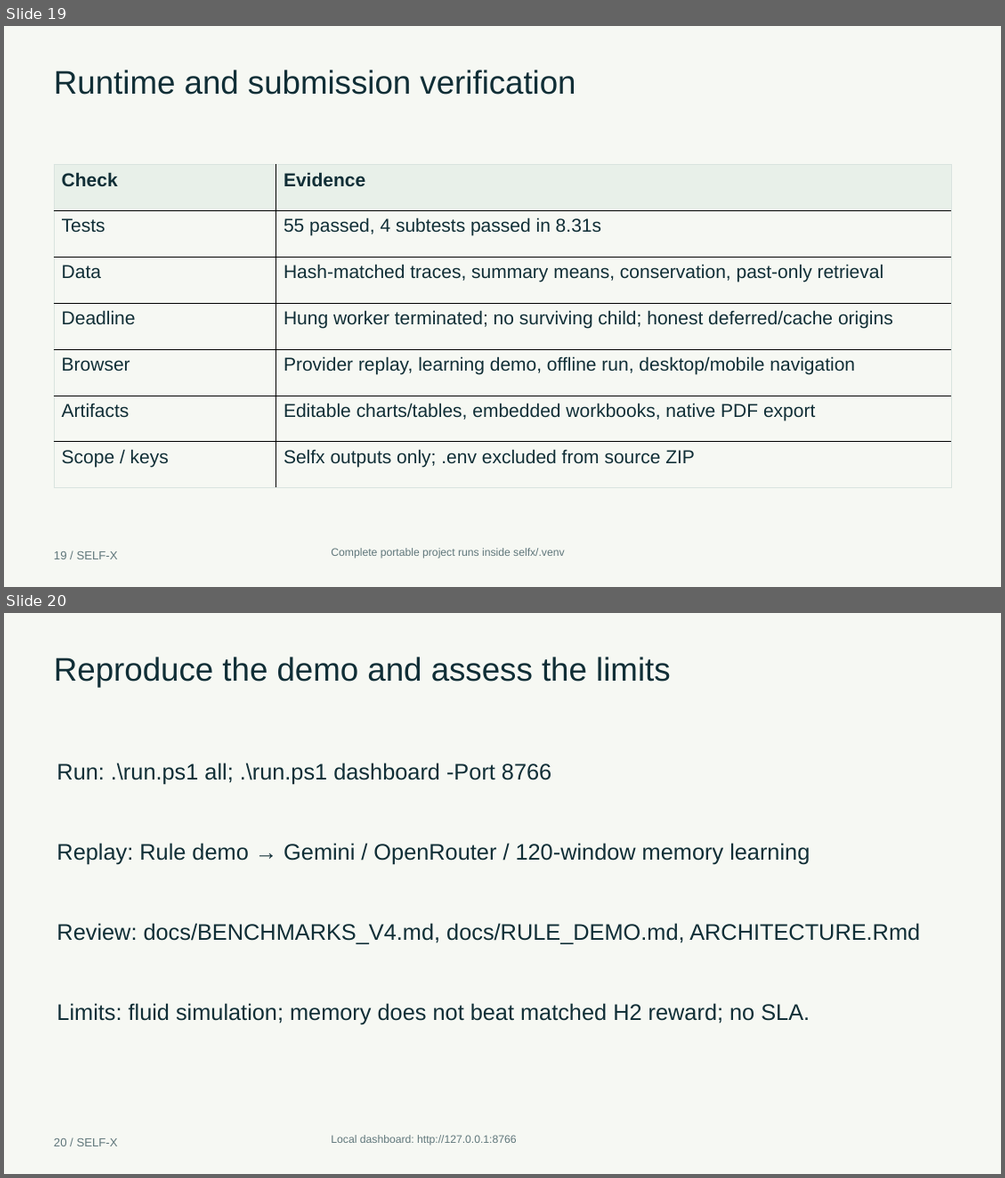
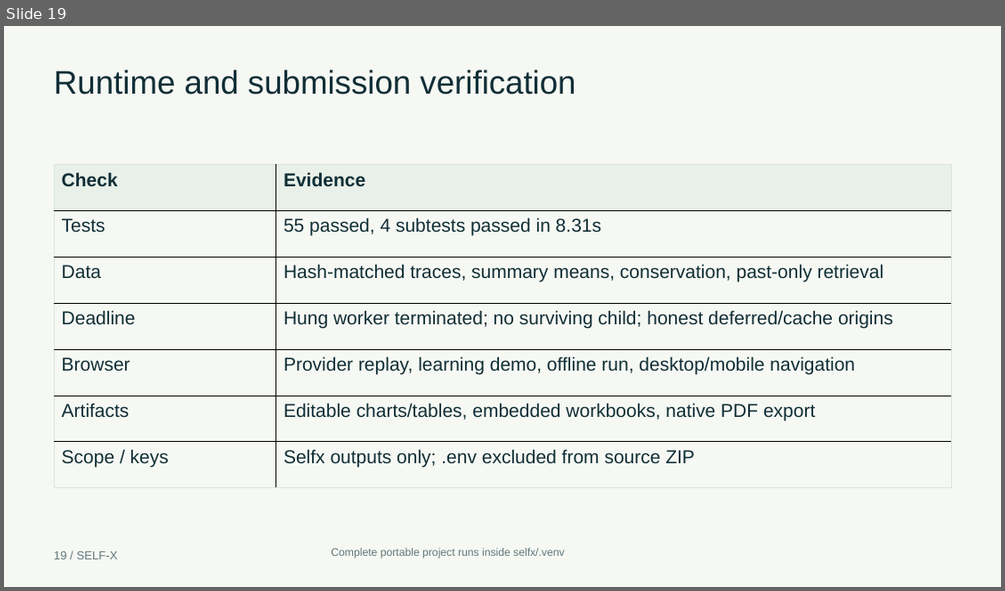
Before and after one commit to Ganesh172919/SDN, a slide deck: selfx/output/submission/SELF_X_Presentation.pptx. Shown one above the other, each under a label of ours: slides 19 and 20 before the commit, slide 19 after it. The pictures are 1005x1178 and 1005x591 pixels, drawn with LibreOffice and Linux fonts; fonts in the diff are those of the drawing. Boxes give left, top, right and bottom in pixels: in the first picture for what was removed or moved away, otherwise in the second. Text is boxed around its words. In the diff, an @@ line names an element or a change of style, - is before the commit and + after.

Commit message:
docs(submission): clarify backend evaluation contributions

```diff
--- a/selfx/output/submission/SELF_X_Presentation.pptx
+++ b/selfx/output/submission/SELF_X_Presentation.pptx
@@ slide 20 removed at (4, 613, 1001, 1174), background #F6F8F3 @@
@@ text removed at (54, 657, 670, 687) @@
-Reproduce the demo and assess the limits
@@ text removed at (57, 763, 551, 784) @@
-Run: .\run.ps1 all; .\run.ps1 dashboard -Port 8766
@@ text removed at (57, 843, 809, 864) @@
-Replay: Rule demo → Gemini / OpenRouter / 120-window memory learning
@@ text removed at (57, 923, 920, 944) @@
-Review: docs/BENCHMARKS_V4.md, docs/RULE_DEMO.md, ARCHITECTURE.Rmd
@@ text removed at (57, 1003, 809, 1025) @@
-Limits: fluid simulation; memory does not beat matched H2 reward; no SLA.
@@ text removed at (54, 1138, 118, 1146) @@
-20 / SELF-X
@@ text removed at (331, 1135, 517, 1145) @@
-Local dashboard: http://127.0.0.1:8766
```
Also in this commit, not shown: 3 slides changed, 1 slide added, 3 other files.
